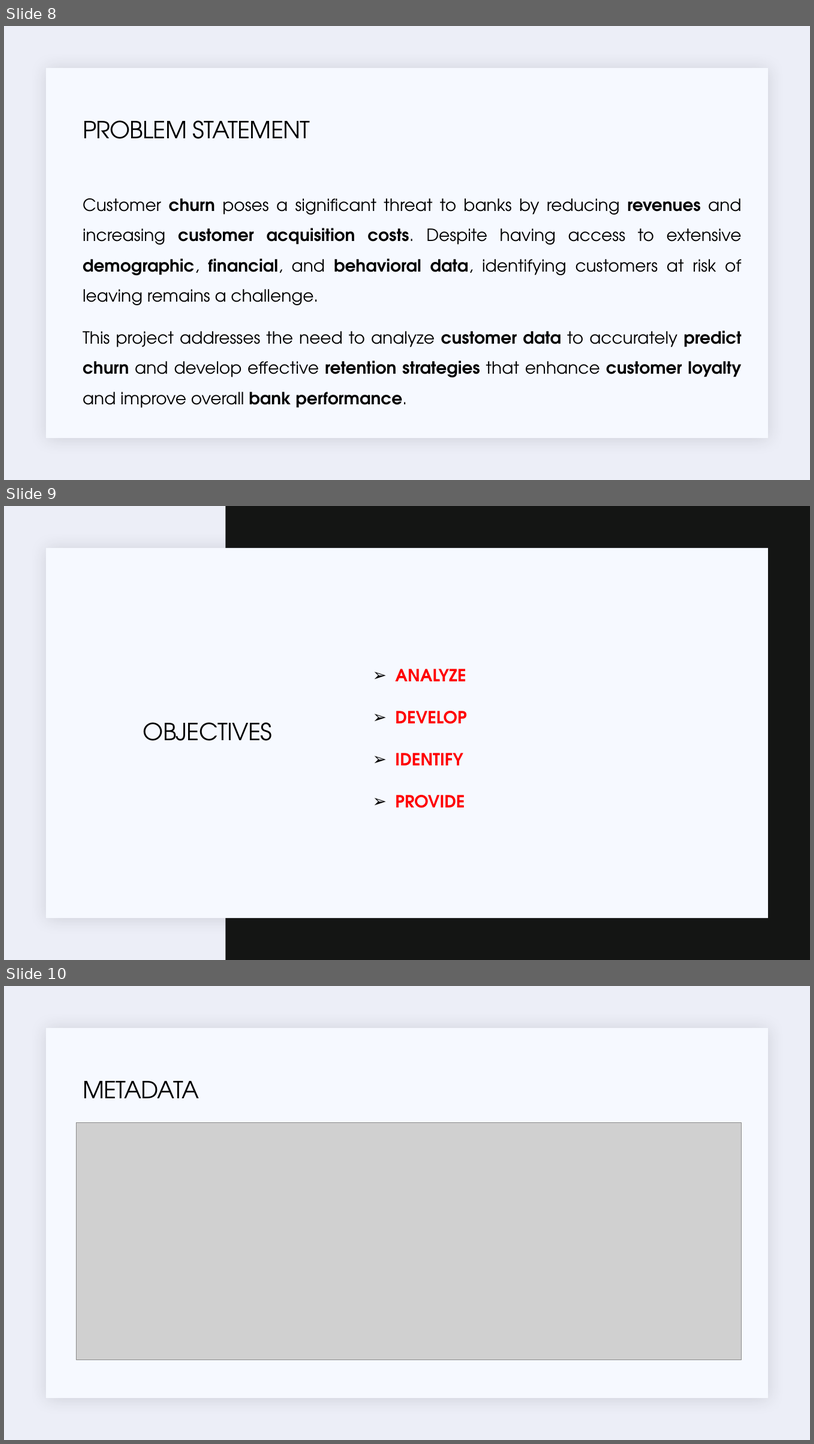
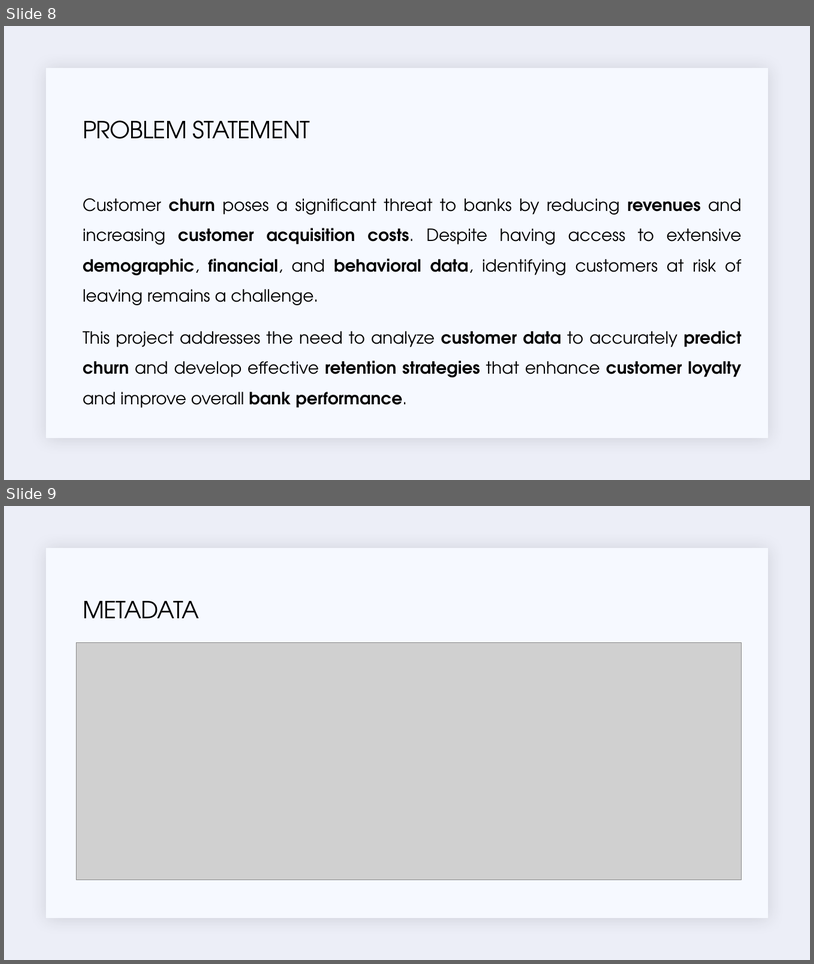
Before and after one commit to mohamadmoselhy/DEPI_DataScience_GraduationProject, a slide deck: Milestone_5_Final_Documentation_Presentation/Final Presentation/Customer Churn Presentation v5 last.pptx. Shown one above the other, each under a label of ours: slides 8, 9 and 10 before the commit, slides 8 and 9 after it. The pictures are 814x1444 and 814x964 pixels, drawn with LibreOffice and Linux fonts; fonts in the diff are those of the drawing; grey boxes stand for pictures. Boxes give left, top, right and bottom in pixels: in the first picture for what was removed or moved away, otherwise in the second. Text is boxed around its words. In the diff, an @@ line names an element or a change of style, - is before the commit and + after.

```diff
--- a/Milestone_5_Final_Documentation_Presentation/Final Presentation/Customer Churn Presentation v5 last.pptx
+++ b/Milestone_5_Final_Documentation_Presentation/Final Presentation/Customer Churn Presentation v5 last.pptx
@@ slide 9 removed at <box>4,506,810,960</box>, background #ECEEF7; not listed: 1 template element that a slide beside it also shows @@
@@ rectangle removed at <box>225,506,810,960</box> @@
@@ text removed at <box>395,669,467,808</box> @@
-➢ ANALYZE
-➢ DEVELOP
-➢ IDENTIFY
-➢ PROVIDE
@@ title removed at <box>143,722,272,741</box> @@
-OBJECTIVES
@@ what was slide 10 is now slide 9 @@
```
Also in this commit, not shown: 2 other files.
